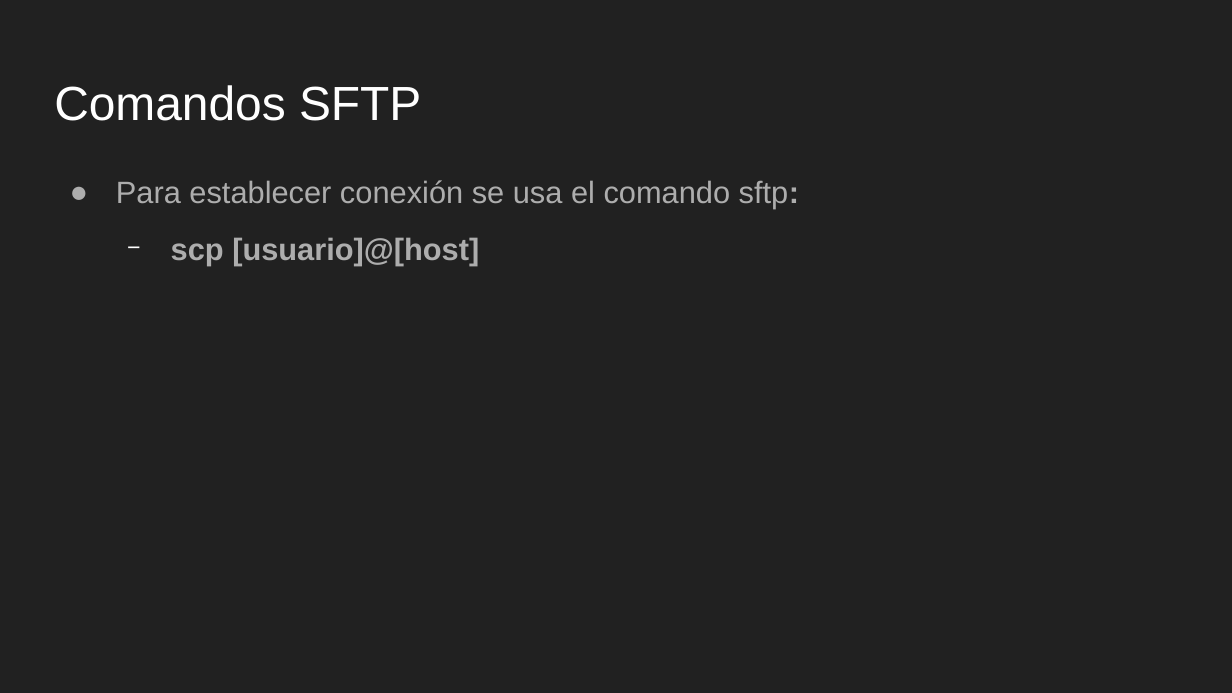
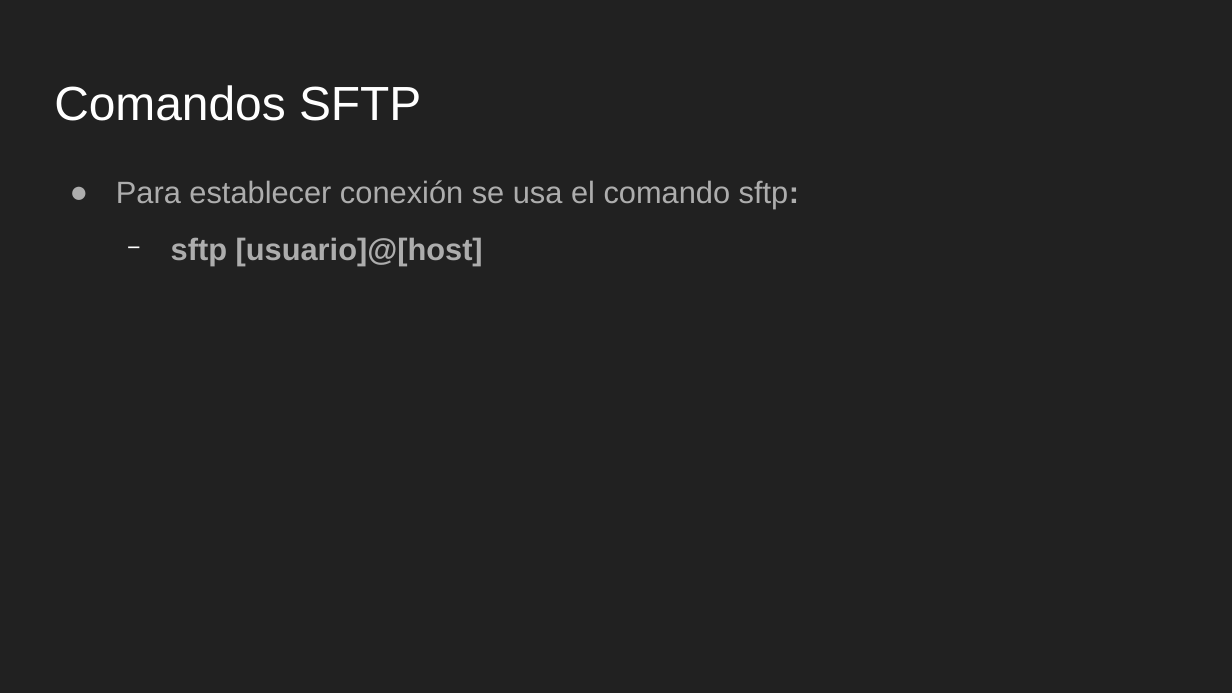
Before and after one commit to tabris2015/LNX101_102, a slide deck: slide 31 of slides/Sesion8.odp. Drawn at 1232x693 pixels with LibreOffice and Linux fonts; fonts in the diff are those of the drawing. Boxes give left, top, right and bottom in pixels: in the first picture for what was removed or moved away, otherwise in the second. Text is boxed around its words. In the diff, an @@ line names an element or a change of style, - is before the commit and + after.

```diff
--- a/slides/Sesion8.odp
+++ b/slides/Sesion8.odp
@@ text at (171, 237, 483, 265): text changed @@
-  − scp [usuario]@[host]
+  − sftp [usuario]@[host]
```
Also in this commit, not shown: 4 other files.
